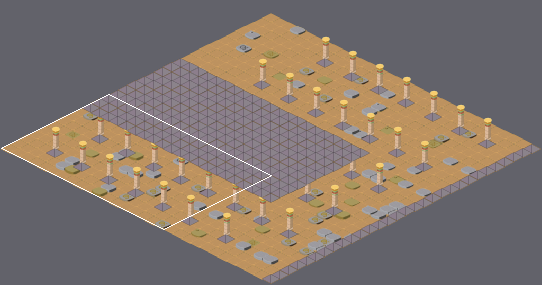
Tiled map -- Output/Assets/Maps/Mapa 3 Pyramid.tmx. Above: a wide view before the commit, with the close-up outlined.
Close-up. First the earlier version:
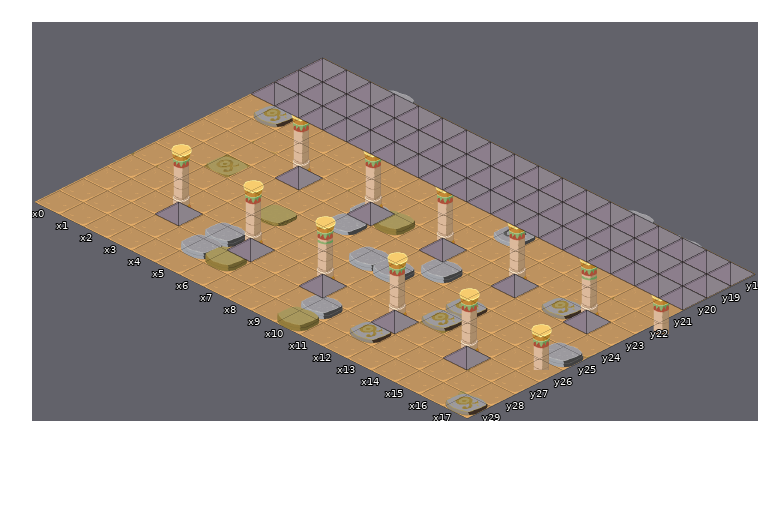
Cells are 128x64 px. Isometric: x runs down to the right, y down to the left. Shown: x 0..17, y 18..29. The commit also changed other parts of the map, which this record leaves out. Tiles whose own drawing changed are shown in their newer look in all pictures.
Once edited:
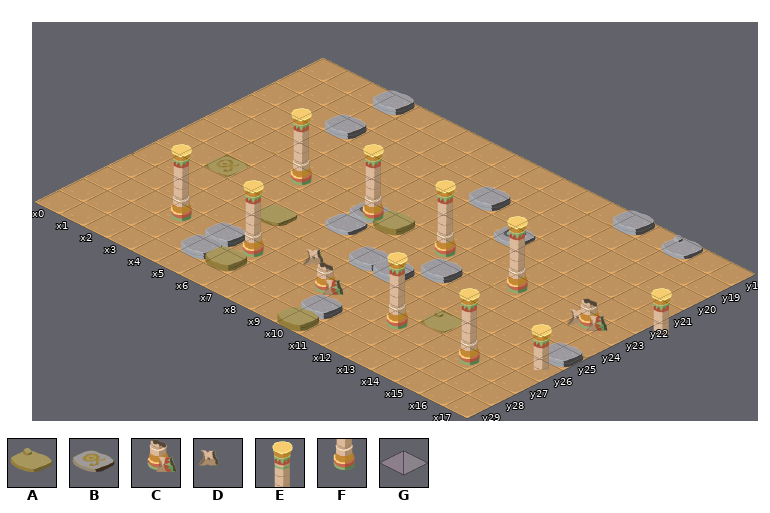
Key: from "128": A 14, B 27, C 33, D 34, E 45, F 57; from "blockedgid": G 0.
_ is an empty cell.
Changes in this commit:
Layer "rocas":
The author put tile D in row 23 at x 16.
Tile A is removed in row 29 at x 17.
Tile B is removed in row 19 at x 7; in row 21 at x 1; in row 23 at x 15; in row 25 at x 13; in row 28 at x 12.
Layer "rocas 2":
Tile B is removed in row 26 at x 13; in row 29 at x 17.
Layer "columnas":
Tile F becomes tile C in row 23 at x 16; in row 27 at x 9.
The author put tile D in row 26 at x 8.
Tile E is removed in row 21 at x 14; in row 25 at x 7.
Layer "Naviagtion" (now hidden):
Tile G is removed in rows 18 to 20 at x 0 to 17; in row 23 at x 4, 7, 10, 13 and 16; in row 27 at x 3, 6, 9, 12 and 15.
Boxes around the changes in both close-ups, in picture pixels (x1, y1, x2, y2):
changed: (227, 57, 755, 415)
removed: (155, 201, 203, 226)
